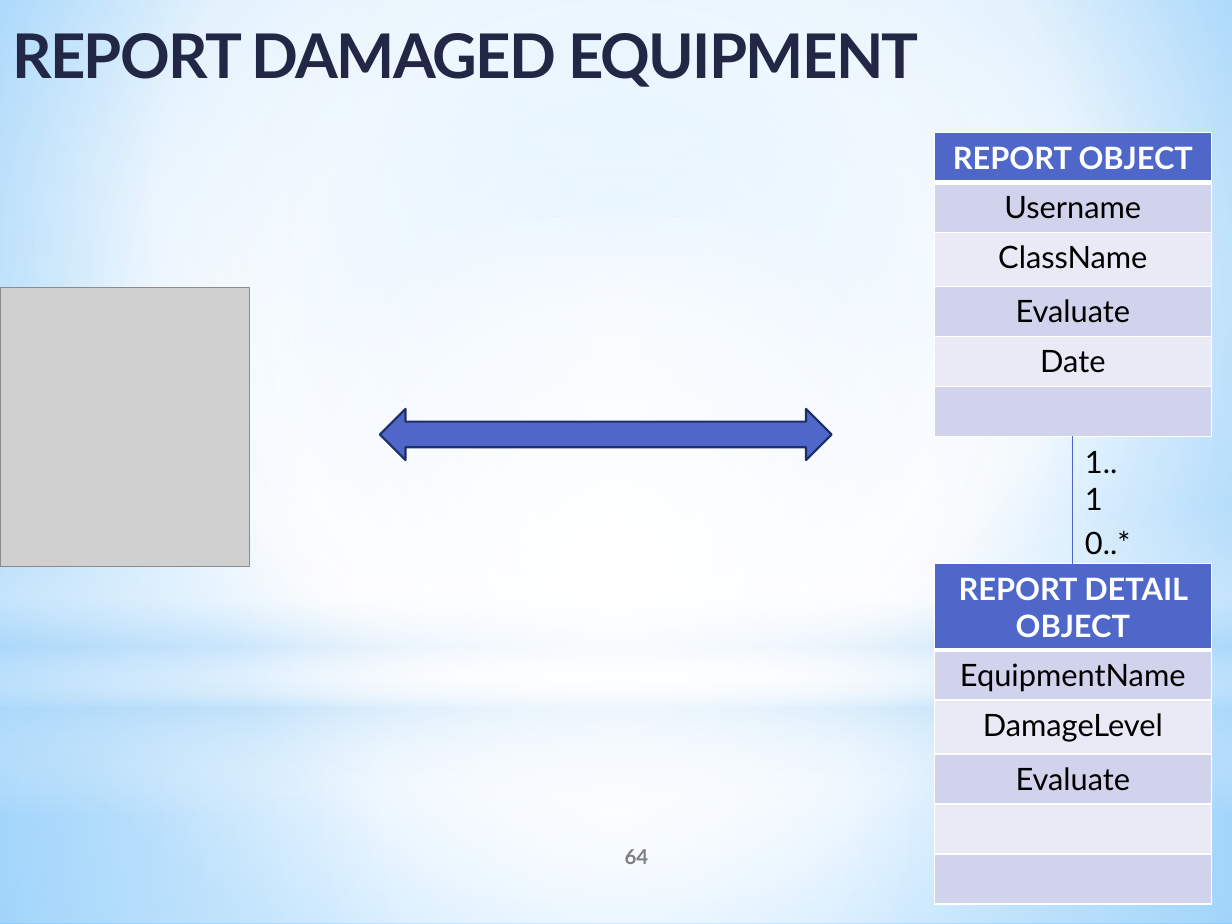
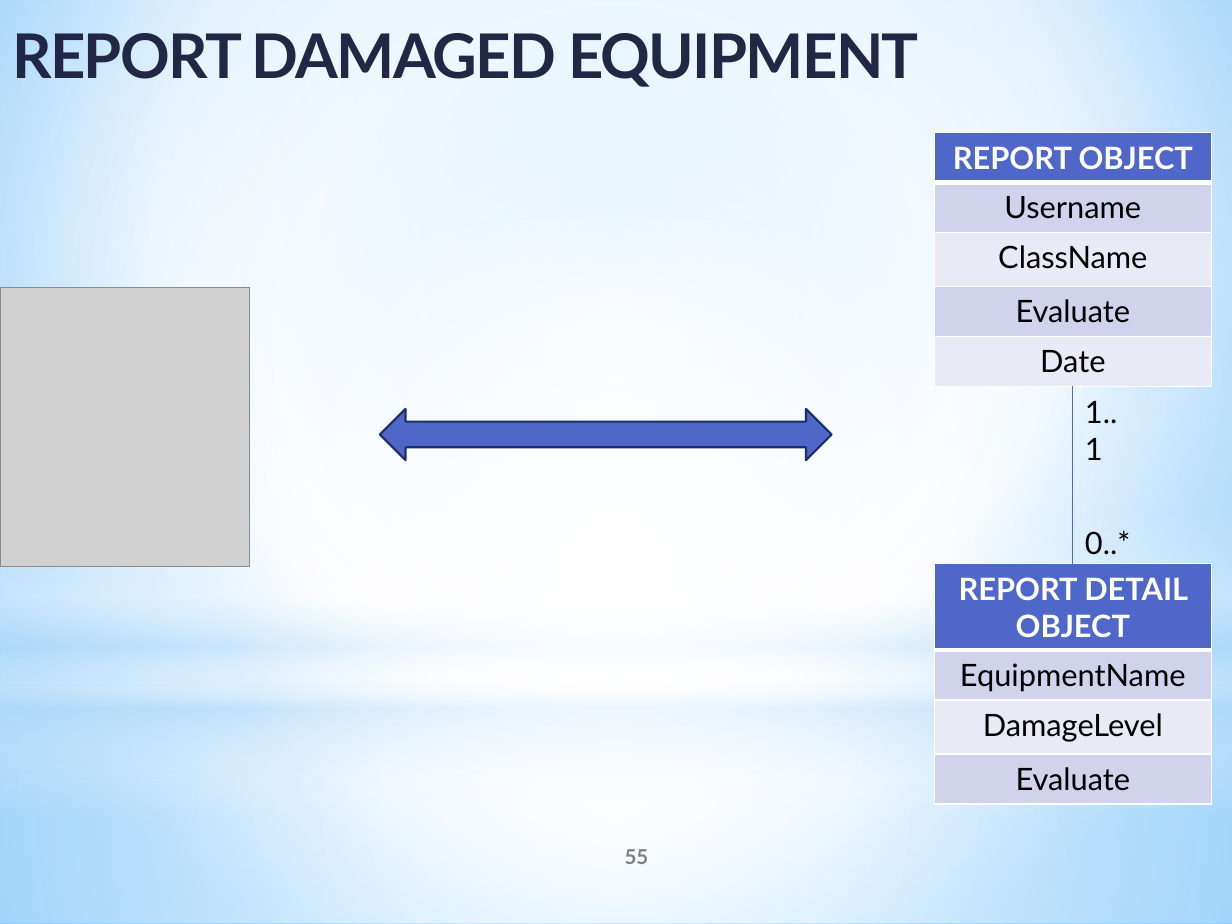
Before and after one commit to tranquang9a1/ECRM, a slide deck: slide 55 of Document/ECRM-Presentation v5.pptx (slide 64 before the commit). Drawn at 1232x924 pixels with LibreOffice and Linux fonts; fonts in the diff are those of the drawing; grey boxes stand for pictures. Boxes give left, top, right and bottom in pixels: in the first picture for what was removed or moved away, otherwise in the second. Text is boxed around its words. In the diff, an @@ line names an element or a change of style, - is before the commit and + after.

```diff
--- a/Document/ECRM-Presentation v5.pptx
+++ b/Document/ECRM-Presentation v5.pptx
@@ table at <box>934,132,1211,386</box> @@
-row 6: 
@@ text "1..1": place and size @@
-text "1..1" at <box>1085,451,1117,510</box>
+text "1..1" at <box>1085,401,1117,460</box>
@@ line moved from (1073, 436) - (1073, 563) to (1073, 387) - (1073, 563) @@
@@ table at <box>934,563,1211,803</box> @@
-row 5: 
-row 6: 
@@ page number at <box>625,849,649,864</box>: text changed @@
-64
+55
```
Also in this commit, not shown: 7 other slides changed, 9 slides removed.
